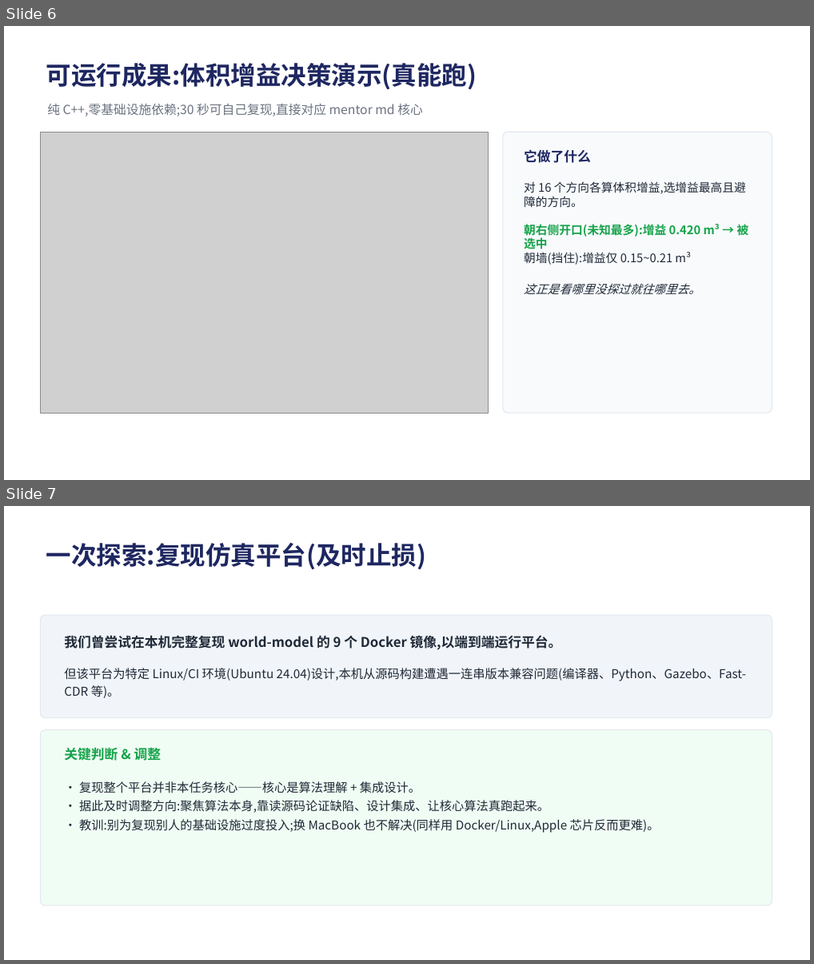
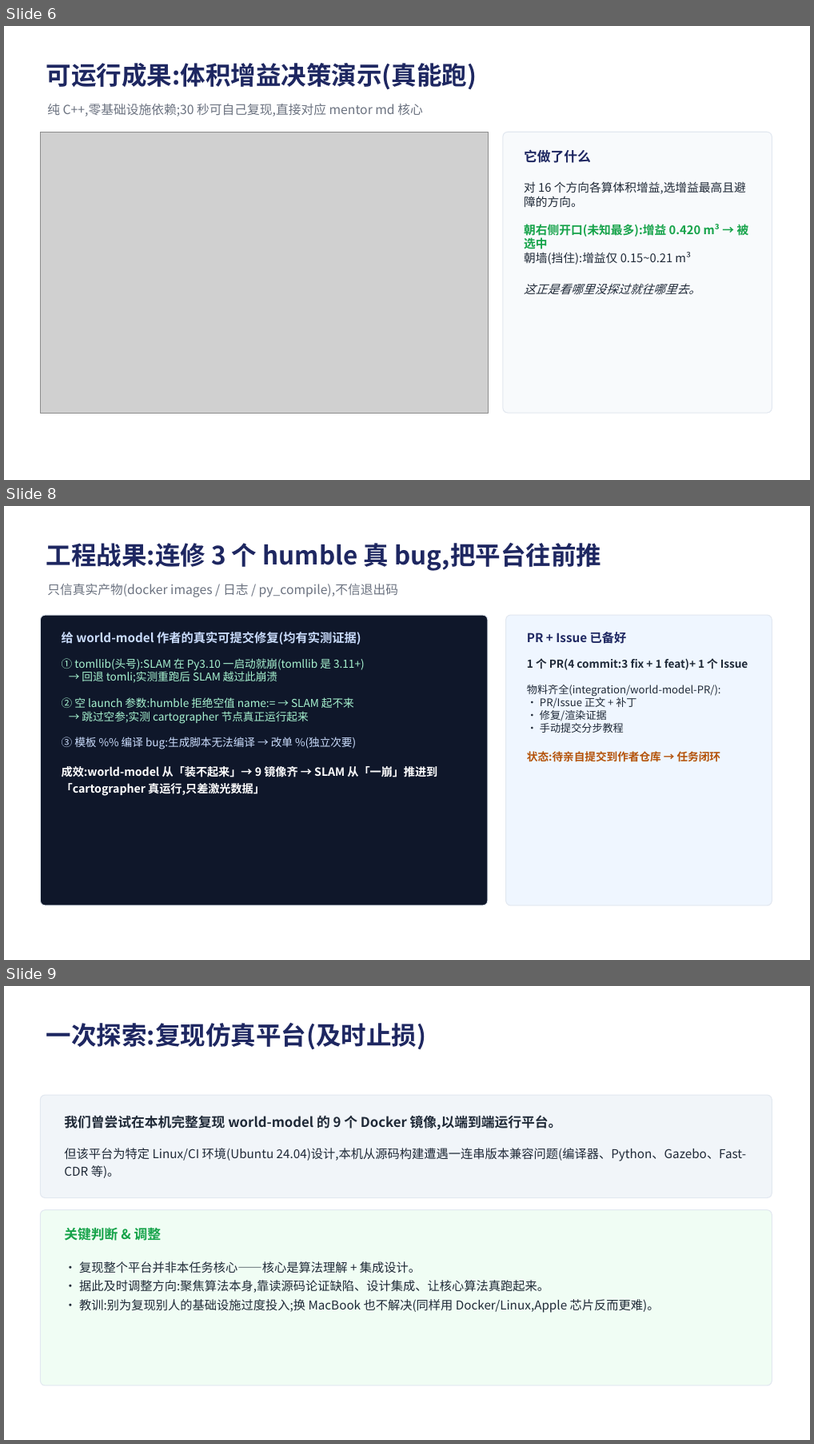
Before and after one commit to ai4sci-z/GBPlanner-WorldModel-Integration, a slide deck: GBPlanner项目进展汇报.pptx. Shown one above the other, each under a label of ours: slides 6 and 7 before the commit, slides 6, 8 and 9 after it; the slides between them are not shown. The pictures are 814x964 and 814x1444 pixels, drawn with LibreOffice and Linux fonts; fonts in the diff are those of the drawing; grey boxes stand for pictures. Boxes give left, top, right and bottom in pixels: in the first picture for what was removed or moved away, otherwise in the second. Text is boxed around its words. In the diff, an @@ line names an element or a change of style, - is before the commit and + after.

```diff
--- a/GBPlanner项目进展汇报.pptx
+++ b/GBPlanner项目进展汇报.pptx
@@ slide 8 added at (x1=4, y1=506, x2=810, y2=960), background #FFFFFF @@
@@ text added at (x1=46, y1=543, x2=602, y2=571), 30 pt, text #1E2761, bold @@
+工程战果:连修 3 个 humble 真 bug,把平台往前推
@@ text added at (x1=47, y1=584, x2=398, y2=597), 15 pt, text #6B7280 @@
+只信真实产物(docker images / 日志 / py_compile),不信退出码
@@ rounded rectangle added at (x1=40, y1=615, x2=488, y2=905), fill #0F172A, outline #E2E8F0 1 pt @@
@@ rounded rectangle added at (x1=506, y1=615, x2=772, y2=905), fill #EFF6FF, outline #E2E8F0 1 pt @@
@@ text added at (x1=62, y1=632, x2=362, y2=644), 14.5 pt, text #CADCFC, bold @@
+给 world-model 作者的真实可提交修复(均有实测证据)
@@ text added at (x1=527, y1=632, x2=627, y2=644), 14.5 pt, text #1E2761, bold @@
+PR + Issue 已备好
@@ text added at (x1=62, y1=658, x2=438, y2=796), 13 pt, text #A7F3D0 @@
+① tomllib(头号):SLAM 在 Py3.10 一启动就崩(tomllib 是 3.11+)
+→ 回退 tomli;实测重跑后 SLAM 越过此崩溃
+② 空 launch 参数:humble 拒绝空值 name:= → SLAM 起不来
+→ 跳过空参;实测 cartographer 节点真正运行起来
+③ 模板 %% 编译 bug:生成脚本无法编译 → 改单 %(独立次要)
+成效:world-model 从「装不起来」→ 9 镜像齐 → SLAM 从「一崩」推进到「cartographer 真运行,只差激光数据」
@@ text added at (x1=527, y1=658, x2=749, y2=762), 12.5 pt, text #1F2937 @@
+1 个 PR(4 commit:3 fix + 1 feat)+ 1 个 Issue
+物料齐全(integration/world-model-PR/):
+• PR/Issue 正文 + 补丁
+• 修复/渲染证据
+• 手动提交分步教程
+状态:待亲自提交到作者仓库 → 任务闭环
@@ what was slide 7 is now slide 9 @@
```
Also in this commit, not shown: 2 slides changed, 1 other slide added, 8 other files.
